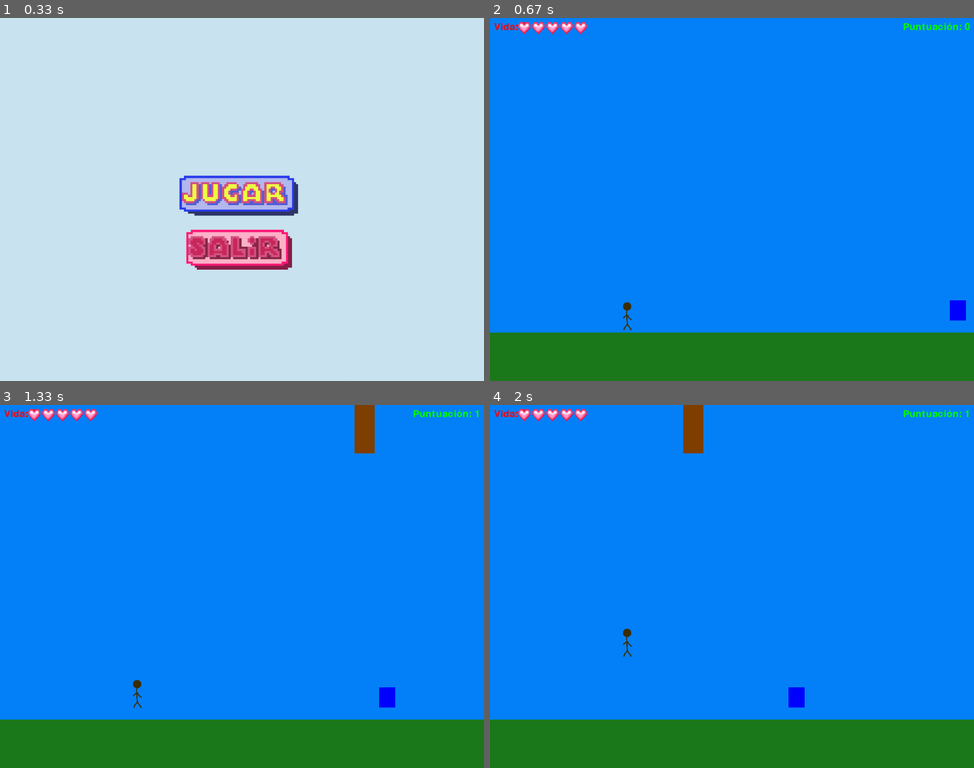
Above: before the commit, frames 1-4 (two rows, left to right).
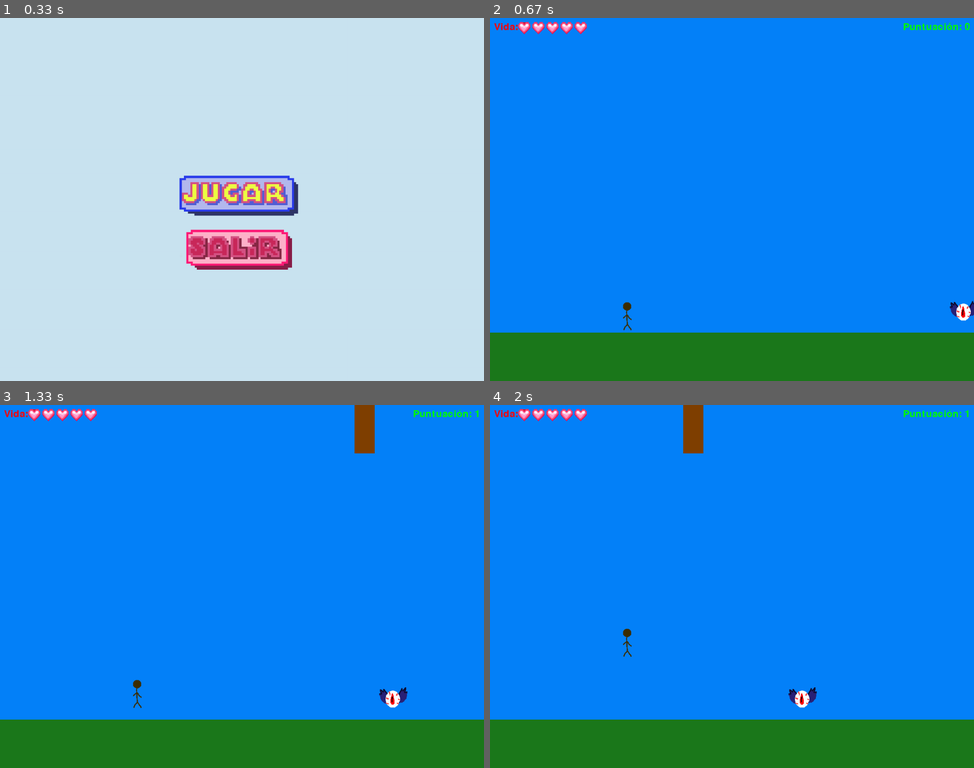
Above: after the commit, the same moments.

Repository: Jol-XD/Corre-Paco-Corre
Game: pygame game, started from proyecto/JuegoV2.py
Two runs of this game, one before a commit and one after it. Both use one fixed random seed, a clock stepped at 60 frames per second and the inputs below.
Inputs (mouse positions are in pixels of both pictures, inside the frame that each line leads up to):
- Up to frame 1 (0.33 s): no input
- Up to frame 2 (0.67 s): click (727, 195) at 0.38 s
- Up to frame 3 (1.33 s): hold Up 0.67-1.13 s; tap Space at 1.17 s
- Up to frame 4 (2 s): hold Down 1.5-1.8 s; hold Up from 1.83 s (still down)

Frame 1 is identical in both runs. In frame 2, 0.3% of the frame differs, in the area x 95-100%, y 77-84%; in frame 3, 0.3%, in the area x 78-85%, y 77-84%; in frame 4, 0.3%.

Commit message:
imagenes + +vel

Diff:
--- a/proyecto/JuegoV2.py
+++ b/proyecto/JuegoV2.py
@@ -242,15 +242,18 @@
         if self.is_atacando and self.attack_rect:
             pygame.draw.rect(surface, ROJO, self.attack_rect)
 
-class Enemigo(pygame.sprite.Sprite):
-
+
+class EnemigoNormal(pygame.sprite.Sprite):
     def __init__(self, x, y):
         super().__init__()
-        self.image = pygame.Surface((40, 80))
+        self.image = pygame.image.load("proyecto/sprites/zombie.png")
+        self.image = pygame.transform.scale(self.image, (40, 80))
         self.rect = self.image.get_rect()
         self.rect.x = x
         self.rect.y = y
-        self.velocity_x = -3
+        self.velocity_x = -4
+        self.velocidad_inicial = -4
+        self.velocidad = self.velocidad_inicial
         self.derrotado = False
 
     def update(self):
@@ -262,20 +265,33 @@
     def reiniciar(self):
         self.rect.x = screen_width
         self.rect.y = 700
-        self.velocity_x = -3
+        self.velocity_x += -0.25
         self.derrotado = False
 
-class EnemigoNormal(Enemigo):
+class EnemigoVolador(pygame.sprite.Sprite):
     def __init__(self, x, y):
-        super().__init__(x, y)
-        self.image = pygame.transform.scale(self.image, (40, 80))
-        self.image.fill(ROJO)
-        self.velocidad_inicial = -3
+        super().__init__()  # Llama al constructor de la clase base
+        self.image = pygame.image.load("proyecto/sprites/ojo.png")
+        self.image = pygame.transform.scale(self.image, (70, 50))
+        self.rect = self.image.get_rect()
+        self.rect.x = x
+        self.rect.y = y
+        self.velocity_x = -5 # Asegúrate de que AZUL esté definido en algún lugar de tu código
+        self.velocidad_inicial = -5
         self.velocidad = self.velocidad_inicial
+        self.derrotado = False  # Agregar esta línea para definir derrotado
+
+    def update(self):
+        self.rect.x += self.velocity_x
+
+        if self.rect.right < 0 or self.derrotado:
+            self.reiniciar()
 
     def reiniciar(self):
-        super().reiniciar()
-        self.velocity_x = self.velocidad
+        self.rect.x = screen_width
+        self.rect.y = 700
+        self.velocity_x += -0.25
+        self.derrotado = False
 
 #class EnemigoEnano(Enemigo):
 #    def __init__(self, x, y):
@@ -290,18 +306,6 @@
 #    def reiniciar(self):
 #        super().reiniciar()
 #        self.velocity_x = self.velocidad
-
-class EnemigoVolador(Enemigo):
-    def __init__(self, x, y,):
-        super().__init__(x, y)
-        self.image = pygame.transform.scale(self.image, (40, 50))
-        self.velocity_x = -5
-        self.image.fill(AZUL)
-        self.velocidad_inicial = -5
-        self.velocidad = self.velocidad_inicial
-    def reiniciar(self):
-        super().reiniciar()
-        self.velocity_x = self.velocidad
 
 
 jugador = jugador(320, 700, 0, 0)
